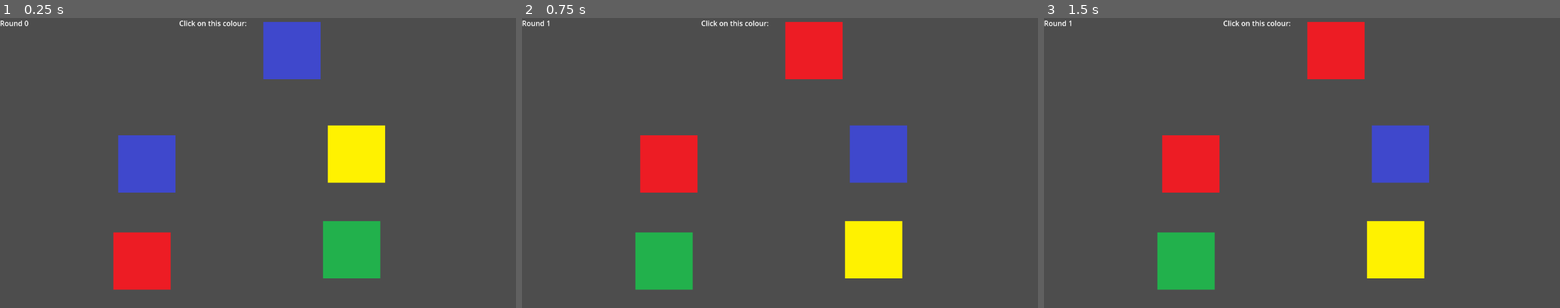
Above: before the commit, frames 1-3 (left to right).
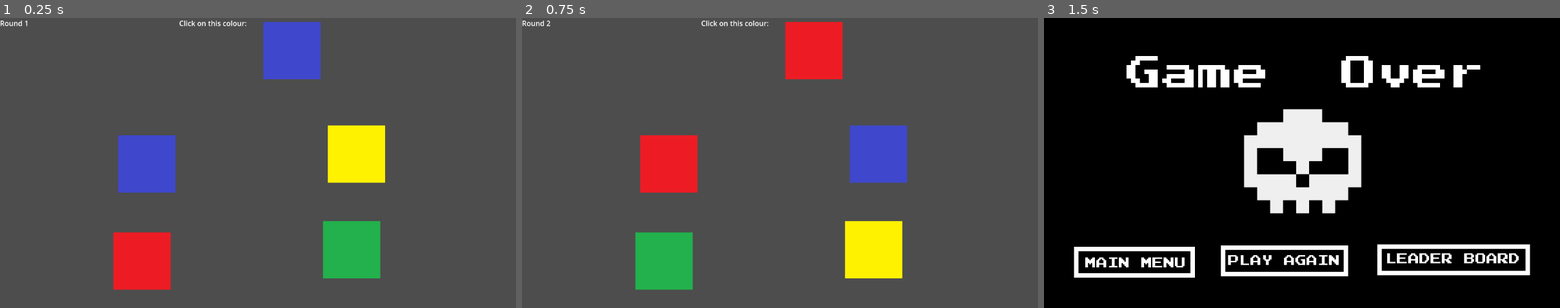
Above: after the commit, the same moments.

Repository: kwrightsk/game-jam-january-2026
Game: Godot game, scene res://Scenes/colour_picker.tscn
Two runs of this game, one before a commit and one after it. Both use one fixed random seed, a clock stepped at 60 frames per second and the inputs below. This scene is started directly instead of the project's main scene.
Inputs (mouse positions are in pixels of both pictures, inside the frame that each line leads up to):
- Up to frame 1 (0.25 s): no input
- Up to frame 2 (0.75 s): tap Enter at 0.5 s; move the mouse to (666, 163) at 0.52 s; press the mouse at (666, 163) at 0.53 s
- Up to frame 3 (1.5 s): tap Space at 1.25 s; move the mouse to (1400, 154) at 1.27 s; release the mouse at (1400, 154) at 1.28 s; click (1400, 154) at 1.35 s

The runs differ from the first frame. In frame 1, less than 0.1% of the frame differs, in the area x 4-6%, y 0-3%; in frame 2, less than 0.1%; in frame 3, 100%, in the area x 0-100%, y 0-100%.

Commit message:
losing goes to lose screen

Diff:
--- /dev/null
+++ b/Scenes/main_level.tscn
@@ -0,0 +1,13 @@
+[gd_scene format=3 uid="uid://cotlm46bgvicw"]
+
+[node name="Root2" type="Node2D"]
+
+[node name="Background" type="CanvasLayer" parent="."]
+
+[node name="ColorRect" type="ColorRect" parent="Background"]
+anchors_preset = 15
+anchor_right = 1.0
+anchor_bottom = 1.0
+grow_horizontal = 2
+grow_vertical = 2
+color = Color(0, 0, 0, 1)
--- a/Scenes/simon_says_level.tscn
+++ b/Scenes/simon_says_level.tscn
@@ -1,9 +1,8 @@
 [gd_scene load_steps=4 format=3 uid="uid://8qdw8mq7yxqf"]
 
-[ext_resource type="PackedScene" uid="uid://0b3tynguqs3p" path="res://main_level.tscn" id="1_er3jd"]
+[ext_resource type="PackedScene" uid="uid://mmykcvnslwd8" path="res://main_level.tscn" id="1_er3jd"]
 [ext_resource type="Script" path="res://scripts/simon_says_level.gd" id="2_3ww8m"]
 [ext_resource type="PackedScene" uid="uid://dx7y7yfnal5wc" path="res://Scenes/simon_says_pixel.tscn" id="2_qgo7r"]
-
 
 [node name="SimonSaysLevel" instance=ExtResource("1_er3jd")]
 script = ExtResource("2_3ww8m")
--- a/scripts/colour_picker.gd
+++ b/scripts/colour_picker.gd
@@ -3,6 +3,9 @@
 var colours = ["red", "blue", "green", "yellow"]
 var matched = false
 var selected_colour
+
+const GAME_OVER_SCENE := "res://game-over-screen.tscn"
+
 
 @export var click_me_path: NodePath
 @onready var click_me = get_node(click_me_path)
@@ -17,6 +20,7 @@
 	click_me.set_Colour(colours.pick_random())
 	selected_colour = click_me.get_Colour()
 	# print(selected_colour)
+
 
 	rand_colours()
 
@@ -56,3 +60,4 @@
 
 	else:
 		print("Wrong!")
+		get_tree().change_scene_to_file(GAME_OVER_SCENE)
--- a/scripts/globals.gd
+++ b/scripts/globals.gd
@@ -1,6 +1,6 @@
 extends Node
 
-var round = 0
+var round = 1
 
 
 
Not shown: 1 places in Scenes/interactable_colour.tscn that only renumber resources
Not shown: 1 places in game-over-screen.tscn that only renumber resources
Not shown: 1 places in title_screen.tscn that only renumber resources
